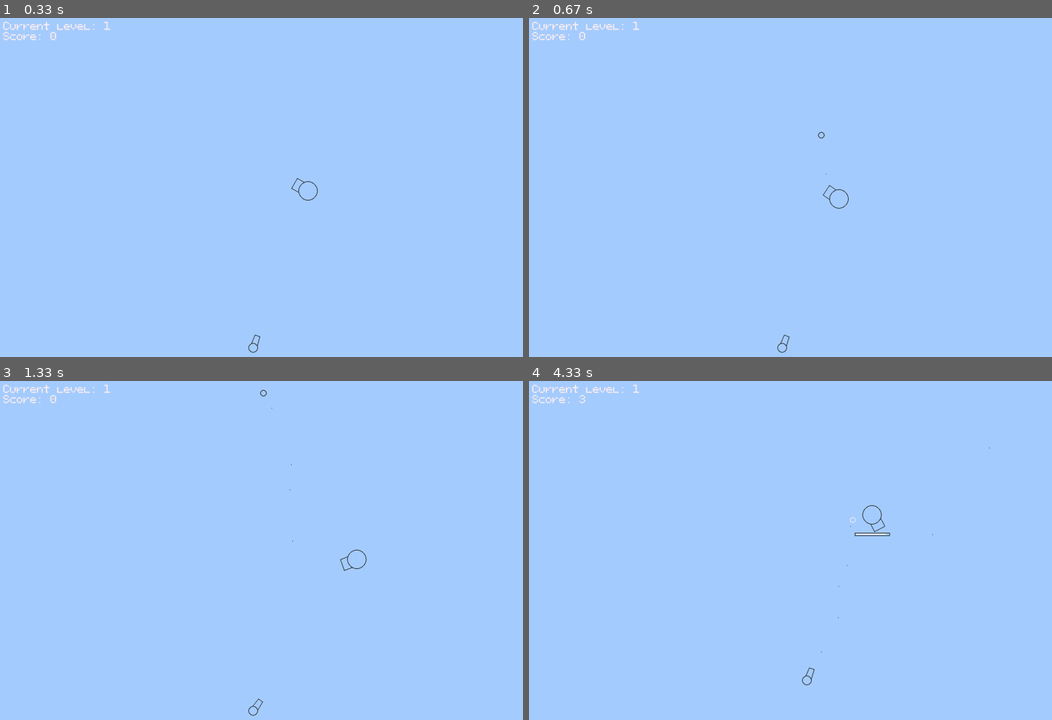
Above: before the commit, frames 1-4 (two rows, left to right).
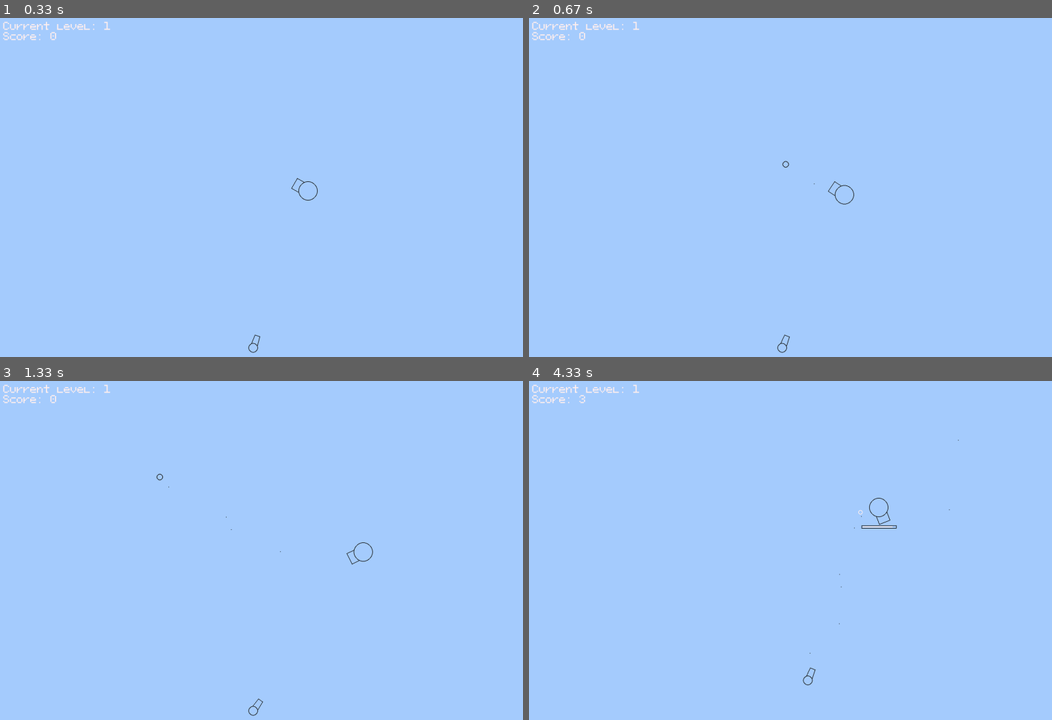
Above: after the commit, the same moments.

Repository: a96lex/pygame-tank-game
Game: pygame game, started from main.py
The game is run twice, just before and just after one commit, with the same random seed, the same clock (stepped at 60 frames per second) and the same inputs.
Inputs (mouse positions are in pixels of both pictures, inside the frame that each line leads up to):
- Up to frame 1 (0.33 s): no input
- Up to frame 2 (0.67 s): click "Current level: 1" at 0.4 s
- Up to frame 3 (1.33 s): hold Right 0.67-1.13 s; move the mouse to (507, 543) at 0.7 s; hold Up from 1.17 s (still down); move the mouse to (313, 577) at 1.2 s
- Up to frame 4 (4.33 s): release Up at 1.47 s; hold Right 1.5-1.97 s; move the mouse to (685, 557) at 1.53 s; hold Left 2-2.53 s; move the mouse to (895, 631) at 2.03 s; hold Down 2.57-2.87 s; move the mouse to (644, 635) at 2.6 s; hold Left 2.9-3.3 s; move the mouse to (926, 431) at 2.93 s; hold Up 3.33-3.7 s; move the mouse to (outside the picture) at 3.37 s; hold Right from 3.73 s (still down); move the mouse to (910, 584) at 3.77 s

Frame 1 is identical in both runs. In frame 2, 0.1% of the frame differs, in the area x 48-63%, y 33-97%; in frame 3, 0.1%; in frame 4, 0.3%, in the area x 52-89%, y 17-90%.

Commit message:
change precision units

Diff:
--- a/game/bullet.py
+++ b/game/bullet.py
@@ -45,9 +45,10 @@
         else:
             angle = random() * 360
 
-        self.direction.from_polar(
-            (1, angle + (random() - 0.5) * shooter.BulletStats.precision)
-        )
+        # accuracy goes from 0 to 1000
+        max_deviation = 360 - shooter.BulletStats.precision * 3.6
+
+        self.direction.from_polar((1, angle + (random() - 0.5) * max_deviation))
         self.direction.normalize_ip()
 
         self.center += self.direction * (shooter.radius + shooter.BulletStats.radius)
--- a/game/enemy.py
+++ b/game/enemy.py
@@ -48,7 +48,7 @@
         speed = 30
         radius = 4
         lifespan = 100
-        precision = 6
+        precision = 98
         recoil = 3
         color = Colors.EnemyBullet
         random_movement = False
@@ -71,7 +71,7 @@
         speed = 14
         radius = 7
         lifespan = 100
-        precision = 32
+        precision = 91
         recoil = 3
         color = Colors.EnemyBullet
         random_movement = False
@@ -96,7 +96,7 @@
         speed = 20
         radius = 15
         lifespan = 100
-        precision = 18
+        precision = 95
         recoil = 6
         color = Colors.EnemyBullet
         random_movement = False
@@ -121,7 +121,7 @@
         speed = 15
         radius = 20
         lifespan = 100
-        precision = 10
+        precision = 97
         recoil = 80
         color = Colors.EnemyBullet
         random_movement = False
